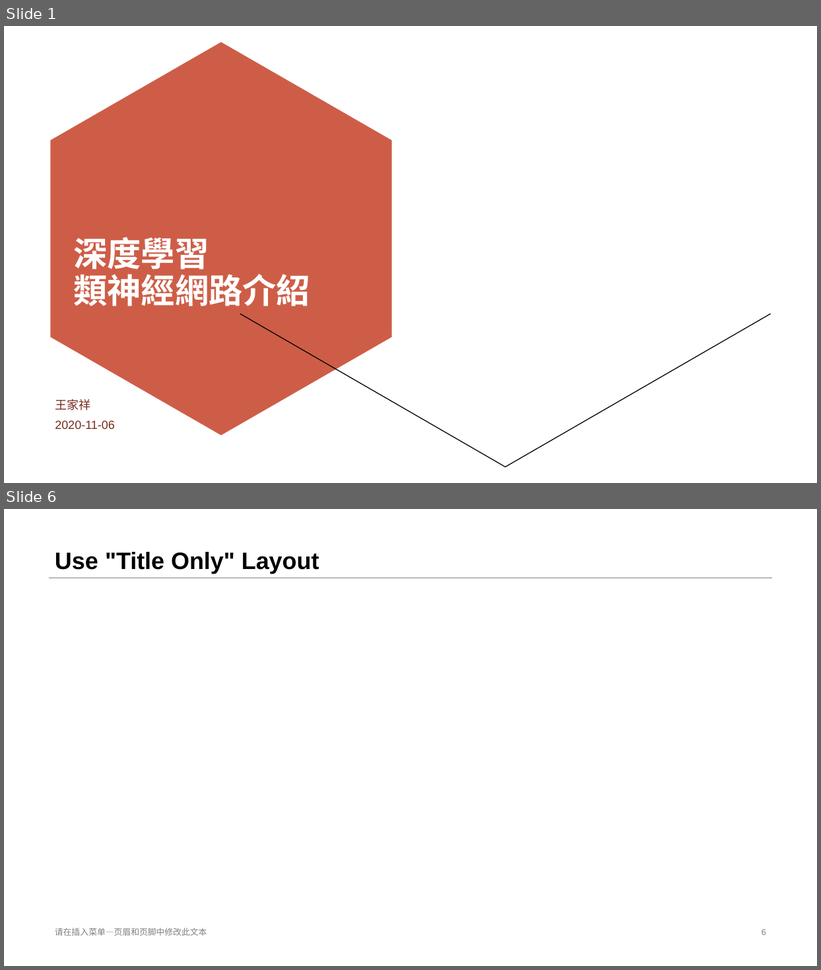
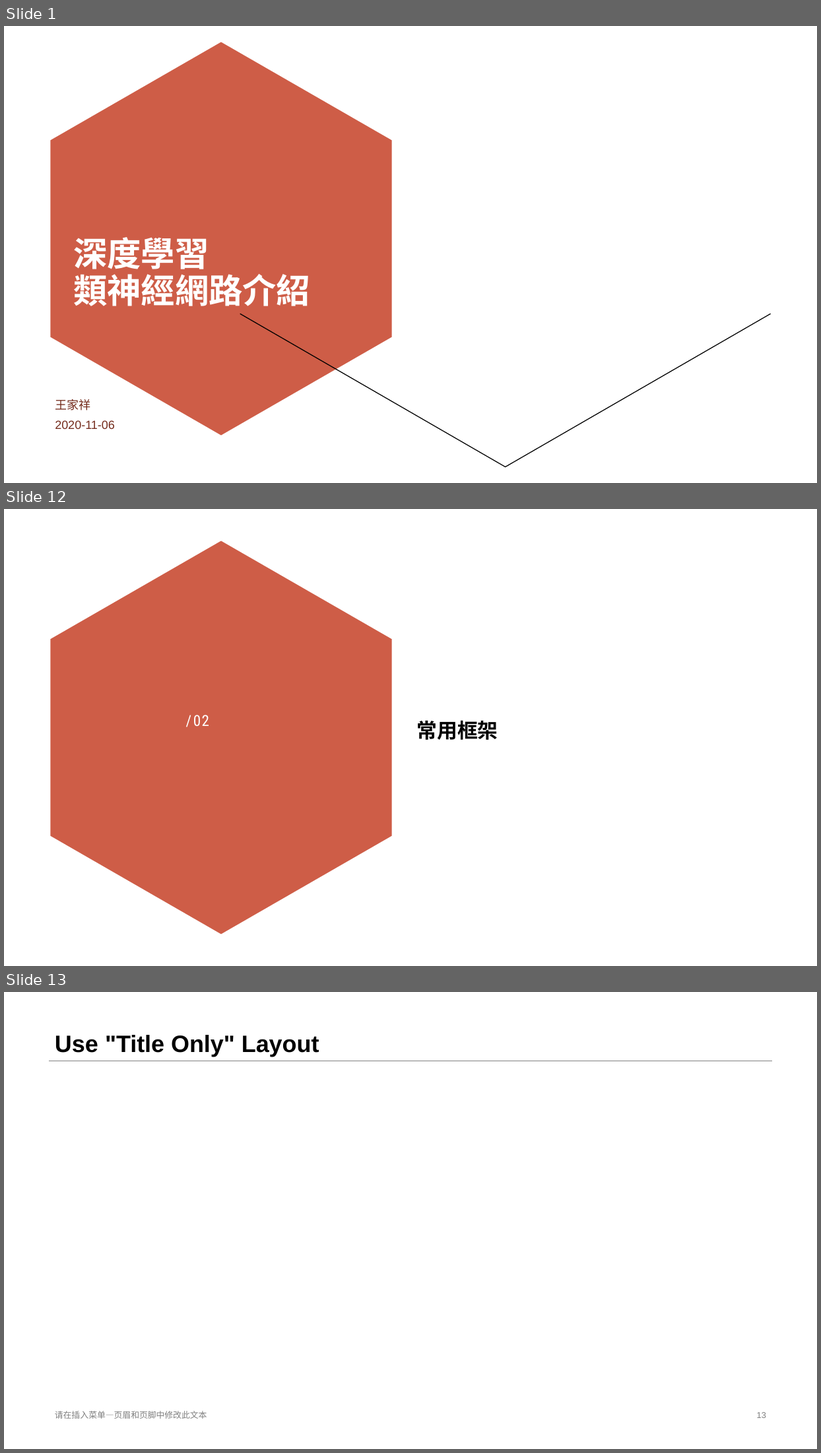
Before and after one commit to stereo720712/2020-11_2021-01_deep_learning_learn_report_record, a slide deck: 11_2_to_11__6_first/1.Deeping_learning_introduce.pptx. Shown one above the other, each under a label of ours: slides 1 and 6 before the commit, slides 1, 12 and 13 after it; the slides between them are not shown. The pictures are 821x970 and 821x1453 pixels, drawn with LibreOffice and Linux fonts; fonts in the diff are those of the drawing; background and template pictures are left out. Boxes give left, top, right and bottom in pixels: in the first picture for what was removed or moved away, otherwise in the second. Text is boxed around its words. In the diff, an @@ line names an element or a change of style, - is before the commit and + after.

```diff
--- a/11_2_to_11__6_first/1.Deeping_learning_introduce.pptx
+++ b/11_2_to_11__6_first/1.Deeping_learning_introduce.pptx
@@ slide 12 added at [4, 509, 817, 966], background #FFFFFF @@
@@ freeform shape added at [50, 541, 392, 934], fill #CE5D47 @@
@@ text added at [193, 715, 209, 726], 18 pt, text #FFFFFF @@
+/ 02
@@ title added at [417, 720, 498, 740], 24 pt, text #000000, bold @@
+常用框架
@@ what was slide 6 is now slide 13 @@
@@ page number at [757, 1412, 766, 1418]: text changed @@
-6
+13
```
Also in this commit, not shown: 5 slides changed, 8 other slides added, 2 slides removed, 1 other file.
